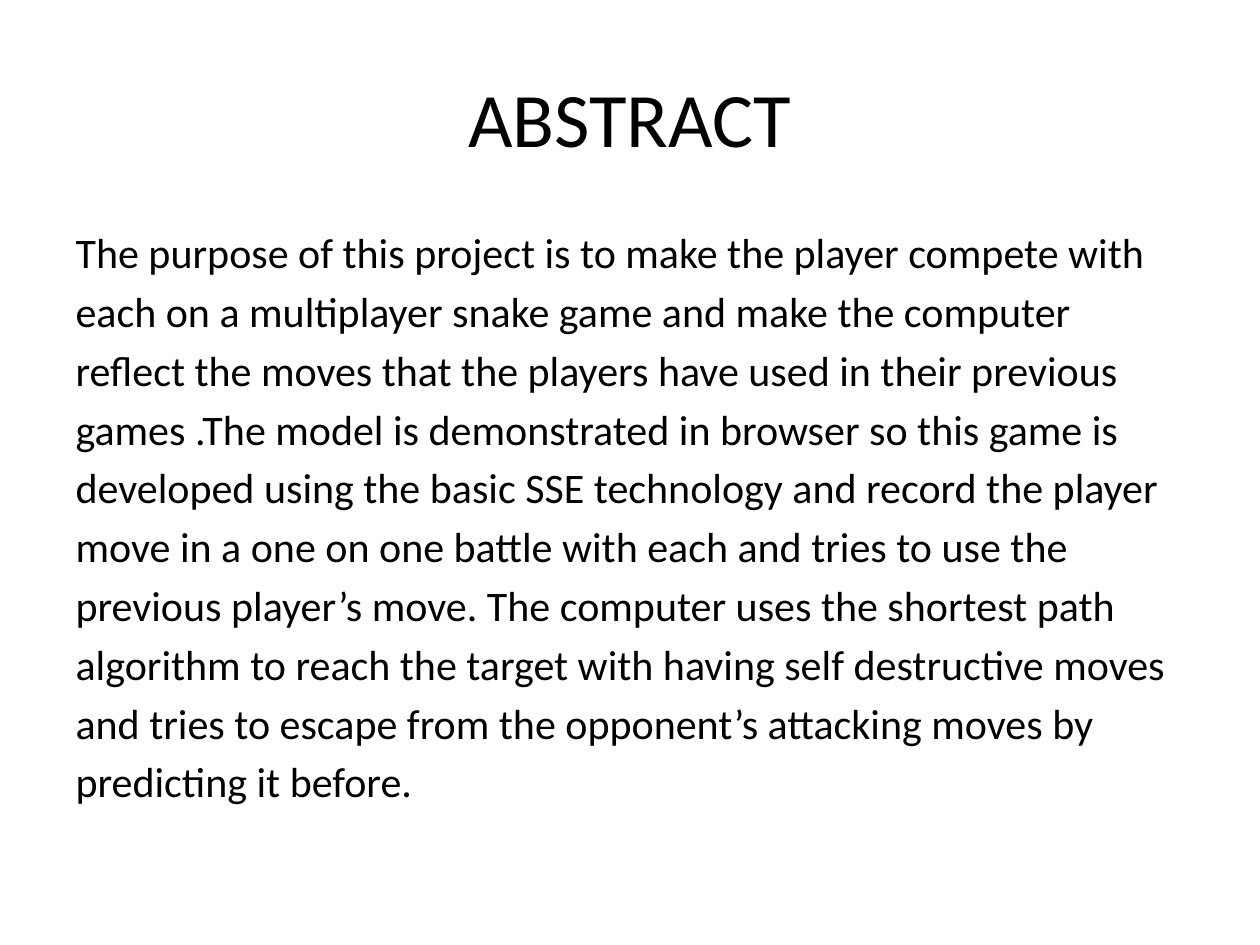
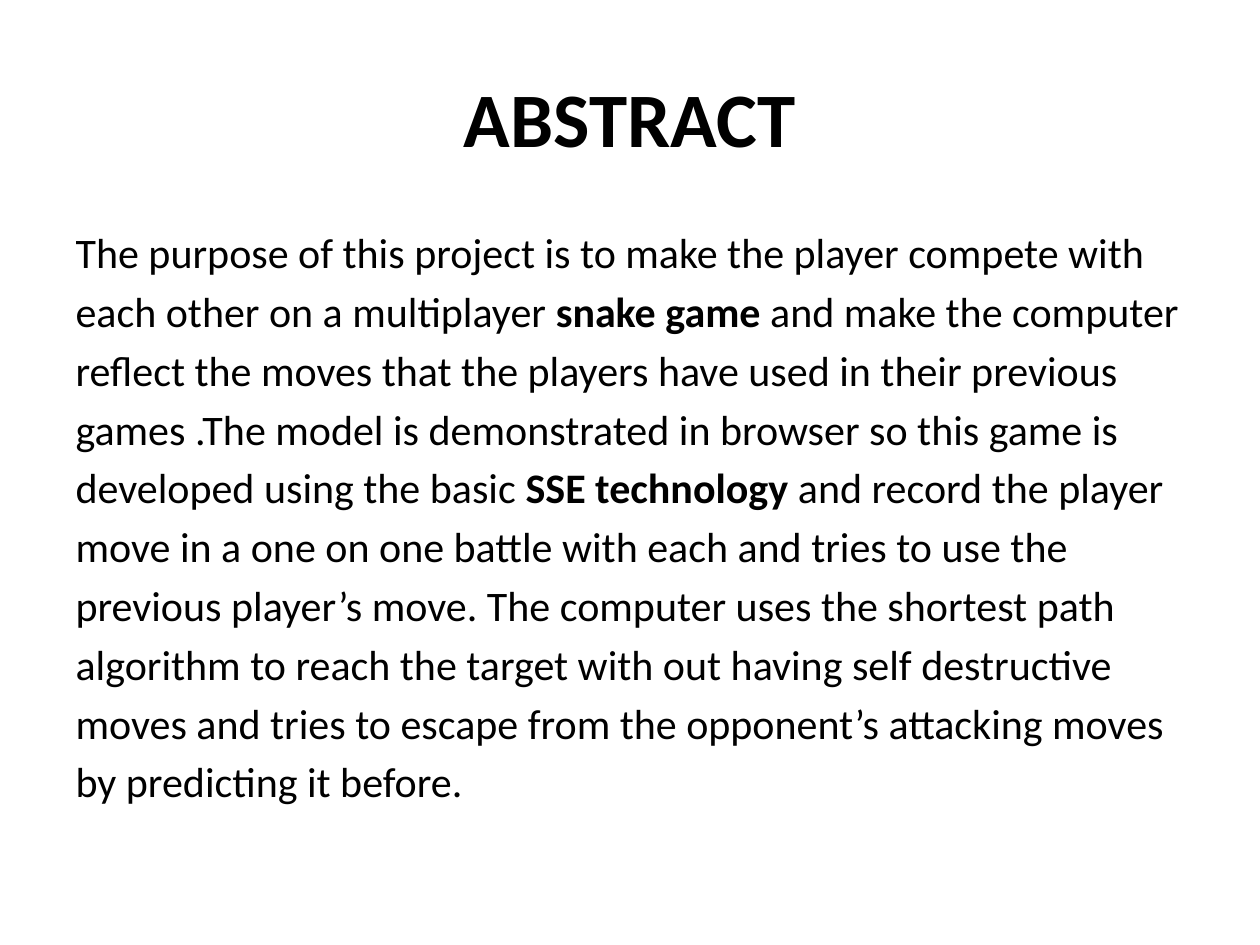
Before and after one commit to Greeny6092/Mini-Project-sem7-, a slide deck: slide 2 of presentation/AI BASED MULTIPLAYER SNAKE GAME(mini project).pptx. Drawn at 1260x945 pixels with LibreOffice and Linux fonts; fonts in the diff are those of the drawing. Boxes give left, top, right and bottom in pixels: in the first picture for what was removed or moved away, otherwise in the second. Text is boxed around its words. In the diff, an @@ line names an element or a change of style, - is before the commit and + after.

Commit message:
asd

```diff
--- a/presentation/AI BASED MULTIPLAYER SNAKE GAME(mini project).pptx
+++ b/presentation/AI BASED MULTIPLAYER SNAKE GAME(mini project).pptx
@@ title "ABSTRACT" at [464,96,796,148]: bold on @@
@@ text at [76,297,1178,334]: text changed @@
-each on a multiplayer snake game and make the computer
+each other on a multiplayer snake game and make the computer
@@ text at [76,473,1163,511]: bold on in "SSE technology" @@
@@ text at [76,650,1163,805]: text changed @@
-algorithm to reach the target with having self destructive moves
-and tries to escape from the opponent’s attacking moves by
-predicting it before.
+algorithm to reach the target with out having self destructive
+moves and tries to escape from the opponent’s attacking moves
+by predicting it before.
```
Also in this commit, not shown: 16 other slides changed, 4 slides added.
